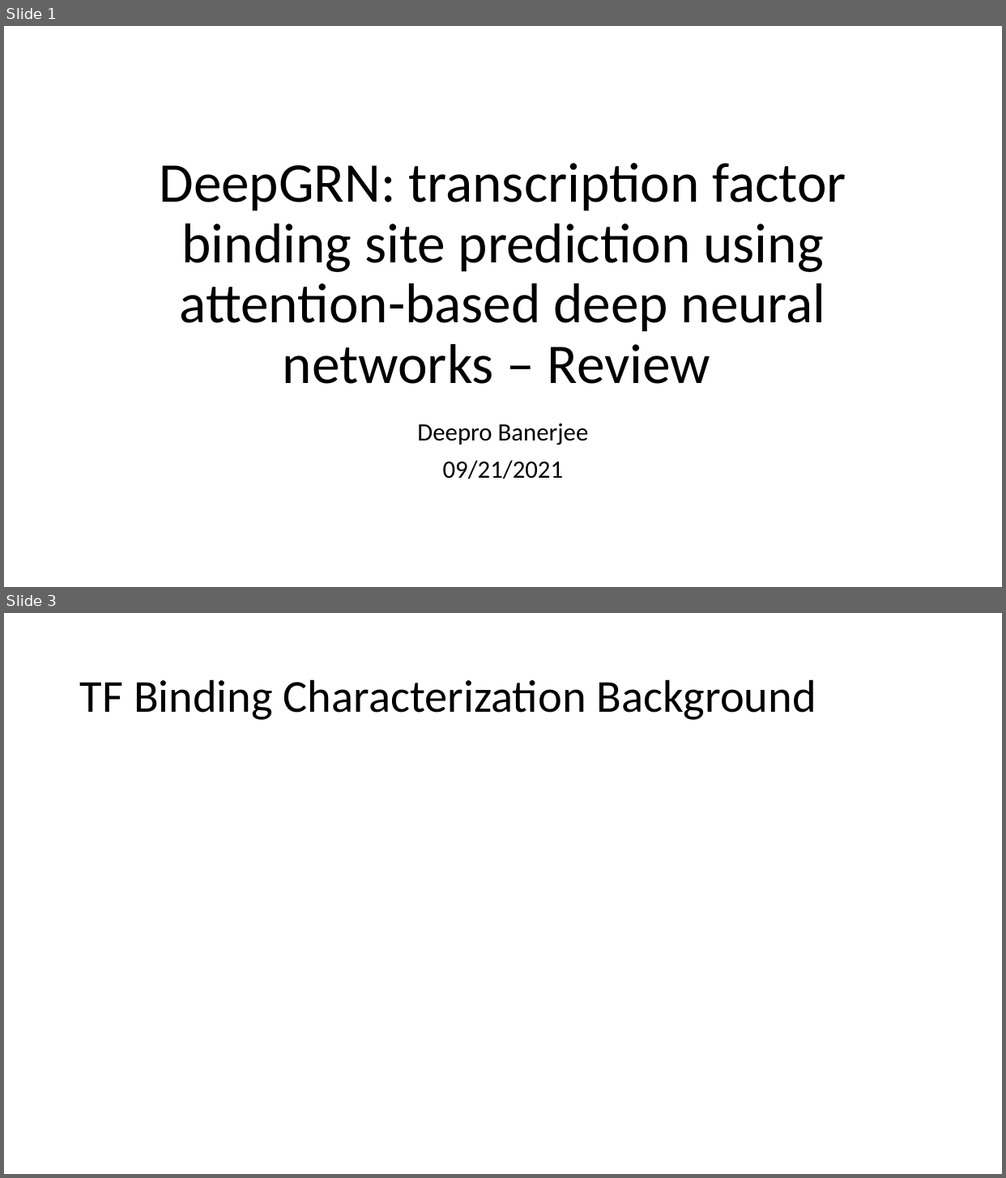
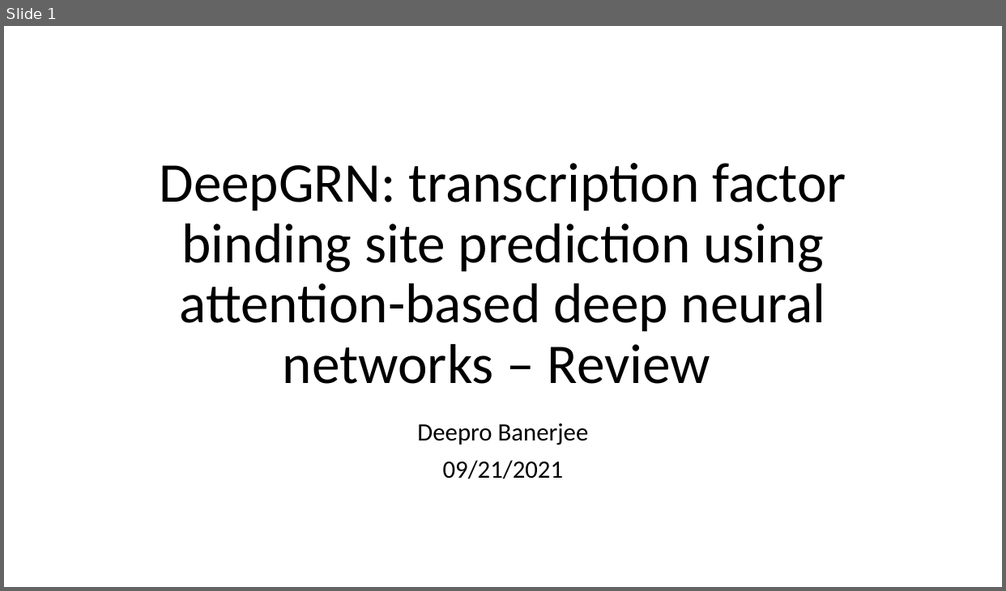
Before and after one commit to deeprob/JournalClub, a slide deck: Sep21/DeepGRN_092121.pptx. Shown one above the other, each under a label of ours: slides 1 and 3 before the commit, slide 1 after it; the slides between them are not shown. The pictures are 1006x1178 and 1006x591 pixels, drawn with LibreOffice and Linux fonts; fonts in the diff are those of the drawing. Boxes give left, top, right and bottom in pixels: in the first picture for what was removed or moved away, otherwise in the second. Text is boxed around its words. In the diff, an @@ line names an element or a change of style, - is before the commit and + after.

Commit message:
background-slides-complete

```diff
--- a/Sep21/DeepGRN_092121.pptx
+++ b/Sep21/DeepGRN_092121.pptx
@@ slide 3 removed at <box>4,613,1002,1174</box>, background #FFFFFF @@
@@ title removed at <box>80,679,816,720</box> @@
-TF Binding Characterization Background
```
Also in this commit, not shown: 15 slides changed, 5 slides added, 1 other slide removed, 3 other files.
